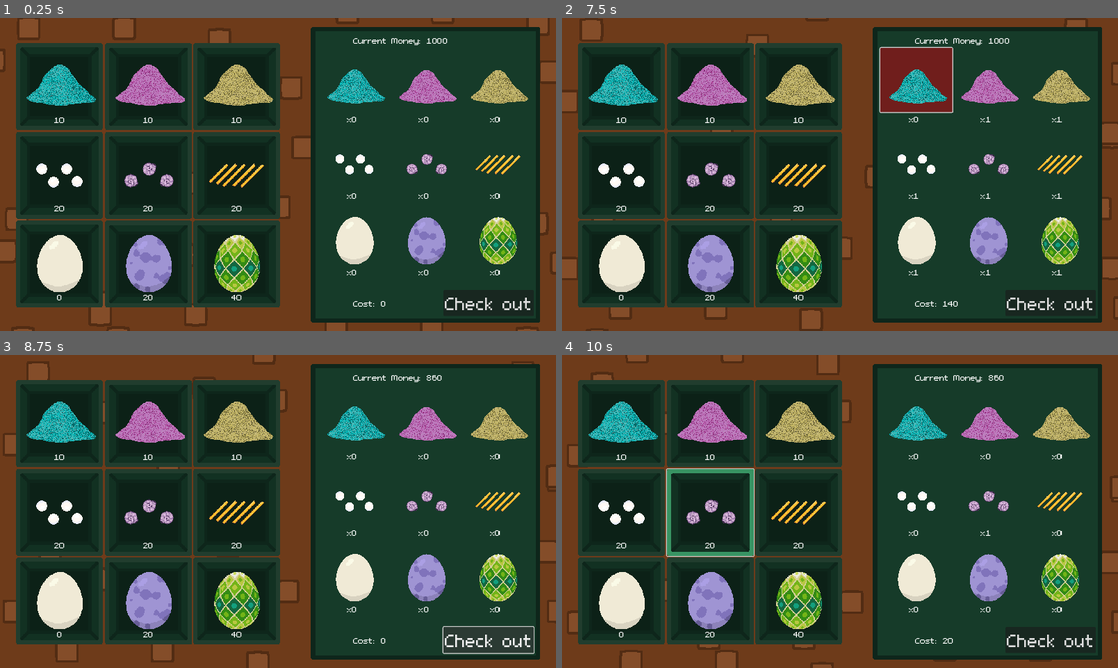
Above: before the commit, frames 1-4 (two rows, left to right).
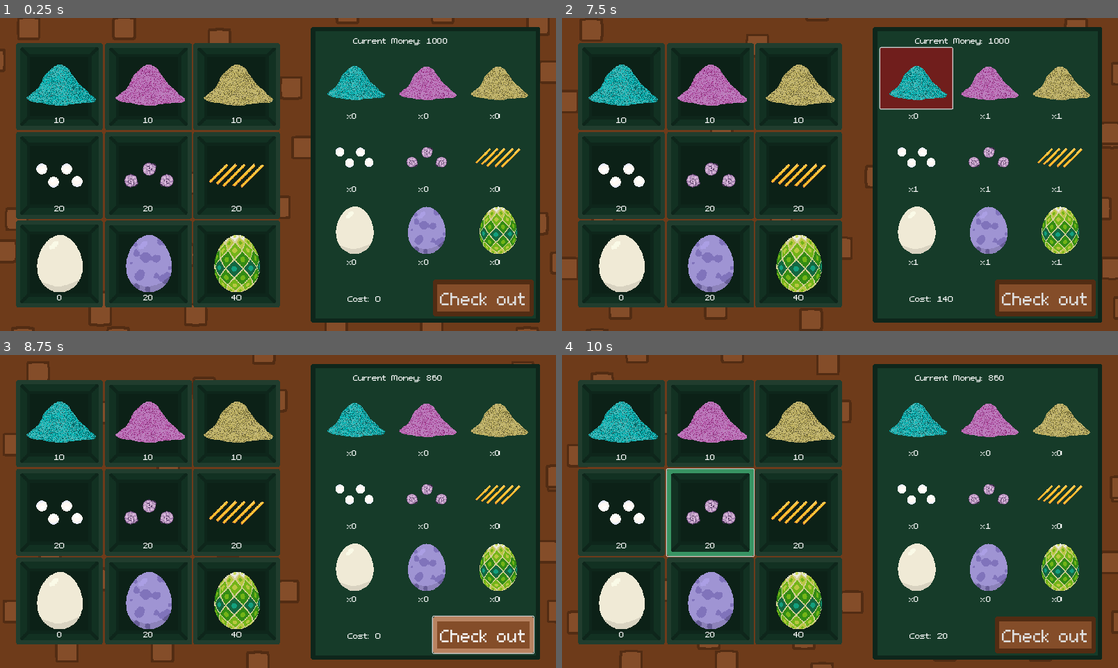
Above: after the commit, the same moments.

Repository: Splashy-Inc/caddishack
Game: Godot game, scene res://SCENES/SHOP/shop_station.tscn
The game is run twice, just before and just after one commit, with the same random seed, the same clock (stepped at 60 frames per second) and the same inputs. This scene is started directly instead of the project's main scene.
Inputs (mouse positions are in pixels of both pictures, inside the frame that each line leads up to):
- Up to frame 1 (0.25 s): no input
- Up to frame 2 (7.5 s): click (623, 86) at 0.5 s; click (712, 86) at 1.25 s; click (795, 86) at 2 s; click (623, 174) at 2.75 s; click (712, 174) at 3.5 s; click (795, 174) at 4.25 s; click (623, 262) at 5 s; click (712, 262) at 5.75 s; click (795, 262) at 6.5 s; click (917, 80) at 7.27 s
- Up to frame 3 (8.75 s): click "Check out" at 8 s
- Up to frame 4 (10 s): tap Enter at 8.75 s; move the mouse to (962, 495) at 8.77 s; press the mouse at (962, 495) at 8.78 s; hold D (right) 8.78-9.53 s; move the mouse to (728, 527) at 9.52 s; release the mouse at (728, 527) at 9.53 s; hold S (down) from 9.53 s (still down); click (728, 527) at 9.6 s

The runs differ from the first frame. In frame 1, 6.8% of the frame differs, in the area x 58-96%, y 15-96%; in frame 2, 7.0%, in the area x 57-96%, y 15-96%; in frame 3, 6.9%; in frame 4, 6.8%.

Commit message:
indicators, mainly

Diff:
--- /dev/null
+++ b/RESOURCES/brown_button_box_texture.tres
@@ -0,0 +1,10 @@
+[gd_resource type="StyleBoxTexture" load_steps=2 format=3 uid="uid://b5qasew2vnpnv"]
+
+[ext_resource type="Texture2D" uid="uid://cwl01kcugtwyt" path="res://ASSETS/Art/GUI/Brown_Button_Background.png" id="1_6w1w2"]
+
+[resource]
+texture = ExtResource("1_6w1w2")
+texture_margin_left = 16.0
+texture_margin_top = 16.0
+texture_margin_right = 16.0
+texture_margin_bottom = 16.0
--- /dev/null
+++ b/RESOURCES/brown_button_hover_box_texture.tres
@@ -0,0 +1,10 @@
+[gd_resource type="StyleBoxTexture" load_steps=2 format=3 uid="uid://djqiuusgpwpce"]
+
+[ext_resource type="Texture2D" uid="uid://bhfeckfq286ue" path="res://ASSETS/Art/GUI/Brown_Highlight_Backgrounds.png" id="1_xc4o5"]
+
+[resource]
+texture = ExtResource("1_xc4o5")
+texture_margin_left = 16.0
+texture_margin_top = 16.0
+texture_margin_right = 16.0
+texture_margin_bottom = 16.0
--- a/SCENES/SHOP/cart_panel.tscn
+++ b/SCENES/SHOP/cart_panel.tscn
@@ -6,6 +6,9 @@
 [ext_resource type="Script" path="res://RESOURCES/sand_material_info.gd" id="3_jhsvw"]
 [ext_resource type="Script" path="res://RESOURCES/special_material_info.gd" id="4_e64o0"]
 [ext_resource type="Script" path="res://RESOURCES/egg_material_info.gd" id="5_7uv2r"]
+[ext_resource type="StyleBox" uid="uid://cqe3jf4ia3cgx" path="res://RESOURCES/button_box_disabled.tres" id="7_8retm"]
+[ext_resource type="StyleBox" uid="uid://djqiuusgpwpce" path="res://RESOURCES/brown_button_hover_box_texture.tres" id="8_8rwvf"]
+[ext_resource type="StyleBox" uid="uid://b5qasew2vnpnv" path="res://RESOURCES/brown_button_box_texture.tres" id="9_bhpnm"]
 
 [sub_resource type="Resource" id="Resource_2sr7l"]
 script = ExtResource("3_jhsvw")
@@ -156,6 +159,10 @@
 layout_mode = 2
 size_flags_horizontal = 3
 theme_override_font_sizes/font_size = 64
+theme_override_styles/disabled = ExtResource("7_8retm")
+theme_override_styles/hover_pressed = ExtResource("8_8rwvf")
+theme_override_styles/hover = ExtResource("8_8rwvf")
+theme_override_styles/normal = ExtResource("9_bhpnm")
 text = "Check out"
 
 [connection signal="pressed" from="VBoxContainer/CurrentCostRow/CheckoutButton" to="." method="_on_checkout_button_pressed"]
Binary file added: ASSETS/Art/GUI/Brown_Highlight_Backgrounds.png
Not shown, added: ASSETS/Art/GUI/Brown_Highlight_Backgrounds.png.import
Binary file added: ASSETS/Art/TERRARIUM/Indicators/indicator_Jimmie.png
Not shown, added: ASSETS/Art/TERRARIUM/Indicators/indicator_Jimmie.png.import
Binary file added: ASSETS/Art/TERRARIUM/Indicators/indicator_cyan_sand.png
Not shown, added: ASSETS/Art/TERRARIUM/Indicators/indicator_cyan_sand.png.import
Binary file added: ASSETS/Art/TERRARIUM/Indicators/indicator_magenta_sand.png
Not shown, added: ASSETS/Art/TERRARIUM/Indicators/indicator_magenta_sand.png.import
Binary file added: ASSETS/Art/TERRARIUM/Indicators/indicator_pearl.png
Not shown, added: ASSETS/Art/TERRARIUM/Indicators/indicator_pearl.png.import
Binary file added: ASSETS/Art/TERRARIUM/Indicators/indicator_snail.png
Not shown, added: ASSETS/Art/TERRARIUM/Indicators/indicator_snail.png.import
(and 7 more such lines)
